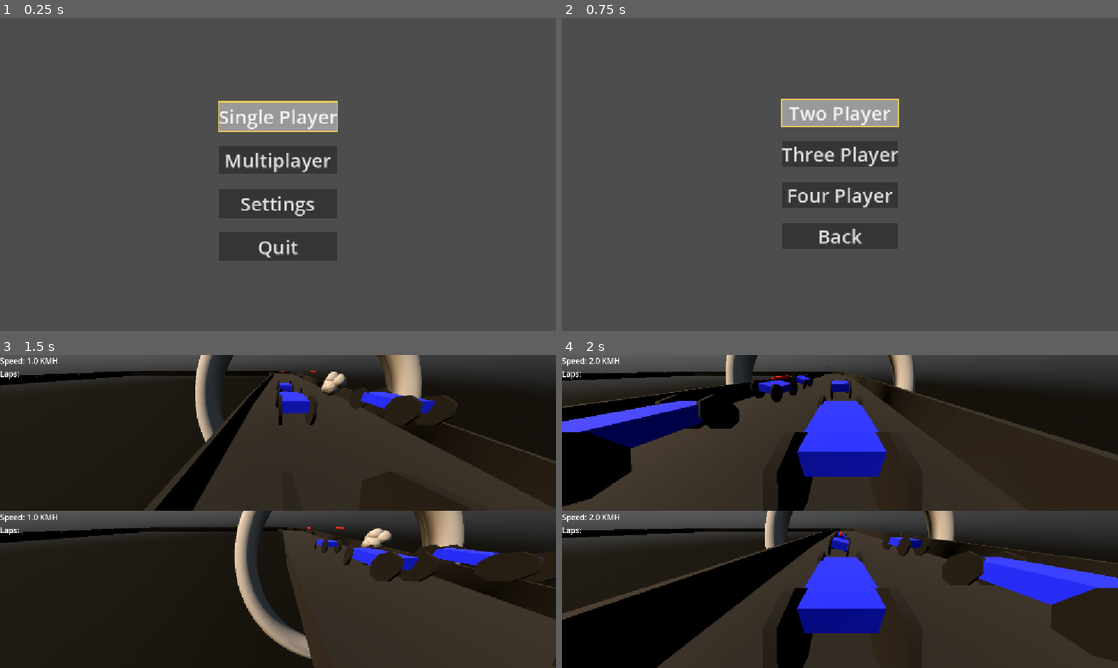
Above: before the commit, frames 1-4 (two rows, left to right).
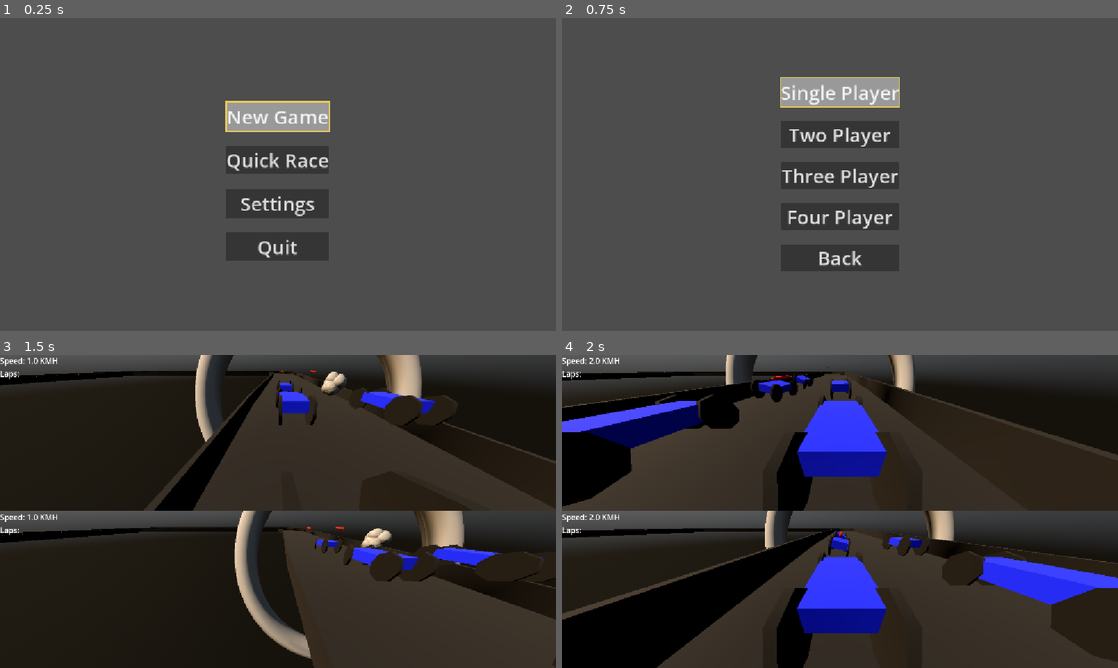
Above: after the commit, the same moments.

Repository: DwoaC/RickNRollRacing
Game: Godot game, scene res://gui/main.tscn
Two runs of this game, one before a commit and one after it. Both use one fixed random seed, a clock stepped at 60 frames per second and the inputs below. Sound files missing from this copy of the repository are replaced by a short silence.
Inputs (mouse positions are in pixels of both pictures, inside the frame that each line leads up to):
- Up to frame 1 (0.25 s): no input
- Up to frame 2 (0.75 s): click (840, 158) at 0.5 s, where only the run before the commit has a clickable "Multiplayer"
- Up to frame 3 (1.5 s): click "Two Player" at 1.25 s
- Up to frame 4 (2 s): no input

The runs differ from the first frame. In frame 1, 1.3% of the frame differs, in the area x 39-61%, y 26-77%; in frame 2, 5.0%, in the area x 39-61%, y 18-79%; in frame 3, nothing differs; in frame 4, nothing differs.

Commit message:
added player resource

Diff:
--- a/gamer_manager.gd
+++ b/gamer_manager.gd
@@ -19,8 +19,9 @@
 	get_tree().root.get_node("Main/LevelContainer").add_child(new_level)
 	sim_node = new_level
 
-func add_player():
-	sim_node.add_player()
+func add_player(new_player):
+	new_player.player_reference = "p" + str(sim_node.player_cars.size() + 1)
+	sim_node.add_player(new_player)
 
 func start_sim():
 	sim_node.n_ai = MAX_CARS - sim_node.player_cars.size()
--- a/gui/main_menu.gd
+++ b/gui/main_menu.gd
@@ -27,7 +27,7 @@
 	first_button.grab_focus()
 	current_menu = %TopMenu
 	%SinglePlayerButton.pressed.connect(_on_single_player_btn_pressed)
-	%MultiplayerButton.pressed.connect(_on_multiplayer_btn_pressed)
+	%QuickRaceButton.pressed.connect(_on_quick_race_button_pressed)
 	%SettingsButton.pressed.connect(_on_settings_btn_pressed)
 	%QuitButton.pressed.connect(_on_quit_btn_pressed)
 
@@ -39,12 +39,14 @@
 func _on_single_player_btn_pressed():
 	# Tell our Main node to start the game
 	GamerManager.load_level("res://worlds/Sim.tscn")
-	GamerManager.add_player()
+
+	var new_player = load("res://resources/player_1.tres")
+	GamerManager.add_player(new_player)
+
 	GamerManager.start_sim()
 	hide()
 
-func _on_multiplayer_btn_pressed():
-	print("multiplayer")
+func _on_quick_race_button_pressed():
 	current_menu = %MultiplayerMenu
 
 func _on_settings_btn_pressed():
@@ -55,16 +57,48 @@
 
 func _on_two_player_btn_pressed():
 	GamerManager.load_level("res://worlds/Sim.tscn")
-	GamerManager.add_player()
-	GamerManager.add_player()
+
+	var new_player = load("res://resources/player_1.tres")
+	GamerManager.add_player(new_player)
+
+	new_player = load("res://resources/player_2.tres")
+	GamerManager.add_player(new_player)
+
 	GamerManager.start_sim()
 	hide()
 
 func _on_three_player_btn_pressed():
-	pass
+	GamerManager.load_level("res://worlds/Sim.tscn")
+
+	var new_player = load("res://resources/player_1.tres")
+	GamerManager.add_player(new_player)
+
+	new_player = load("res://resources/player_2.tres")
+	GamerManager.add_player(new_player)
+
+	new_player = load("res://resources/player_3.tres")
+	GamerManager.add_player(new_player)
+
+	GamerManager.start_sim()
+	hide()
 
 func _on_four_player_btn_pressed():
-	pass
+	GamerManager.load_level("res://worlds/Sim.tscn")
+
+	var new_player = load("res://resources/player_1.tres")
+	GamerManager.add_player(new_player)
+
+	new_player = load("res://resources/player_2.tres")
+	GamerManager.add_player(new_player)
+
+	new_player = load("res://resources/player_3.tres")
+	GamerManager.add_player(new_player)
+
+	new_player = load("res://resources/player_4.tres")
+	GamerManager.add_player(new_player)
+
+	GamerManager.start_sim()
+	hide()
 
 func _on_back_pressed() -> void:
 	current_menu = previous_menu
--- a/gui/main_menu.tscn
+++ b/gui/main_menu.tscn
@@ -41,17 +41,17 @@
 [node name="Logo" type="TextureRect" parent="MarginContainer/TopMenu"]
 layout_mode = 2
 
-[node name="SinglePlayerButton" type="Button" parent="MarginContainer/TopMenu"]
+[node name="New Game" type="Button" parent="MarginContainer/TopMenu"]
 unique_name_in_owner = true
 custom_minimum_size = Vector2(0, 60)
 layout_mode = 2
-text = "Single Player"
+text = "New Game"
 
-[node name="MultiplayerButton" type="Button" parent="MarginContainer/TopMenu"]
+[node name="QuickRaceButton" type="Button" parent="MarginContainer/TopMenu"]
 unique_name_in_owner = true
 custom_minimum_size = Vector2(0, 60)
 layout_mode = 2
-text = "Multiplayer"
+text = "Quick Race"
 
 [node name="SettingsButton" type="Button" parent="MarginContainer/TopMenu"]
 unique_name_in_owner = true
@@ -73,6 +73,12 @@
 theme_override_constants/separation = 30
 alignment = 1
 
+[node name="SinglePlayerButton" type="Button" parent="MarginContainer/MultiplayerMenu"]
+unique_name_in_owner = true
+custom_minimum_size = Vector2(0, 60)
+layout_mode = 2
+text = "Single Player"
+
 [node name="TwoPlayerButton" type="Button" parent="MarginContainer/MultiplayerMenu"]
 unique_name_in_owner = true
 layout_mode = 2
--- a/objects/cars/player.gd
+++ b/objects/cars/player.gd
@@ -3,7 +3,8 @@
 
 var reversing = false
 @export_group("Controls")
-@export var player_reference: String
+
+var player_stats: PlayerStats
 
 var input_turn_left: String
 var input_turn_right: String
@@ -11,13 +12,14 @@
 var input_brake: String
 var input_fire: String
 
+
 func _ready() -> void:
-	assert(player_reference)
-	input_accelerate = "accelerate" + "_" + player_reference
-	input_brake = "brake" + "_" + player_reference
-	input_turn_left = "turn_left" + "_" + player_reference
-	input_turn_right = "turn_right" + "_" + player_reference
-	input_fire = "fire"  + "_" + player_reference
+	assert(player_stats.player_reference)
+	input_accelerate = "accelerate" + "_" + player_stats.player_reference
+	input_brake = "brake" + "_" + player_stats.player_reference
+	input_turn_left = "turn_left" + "_" + player_stats.player_reference
+	input_turn_right = "turn_right" + "_" + player_stats.player_reference
+	input_fire = "fire"  + "_" + player_stats.player_reference
 
 func process_controls(delta):
 	process_engine(delta)
--- /dev/null
+++ b/resources/player_1.tres
@@ -0,0 +1,7 @@
+[gd_resource type="Resource" script_class="PlayerStatus" load_steps=2 format=3 uid="uid://b08sw501yjlf6"]
+
+[ext_resource type="Script" uid="uid://dfykroq5wpybx" path="res://worlds/player_stats.gd" id="1_h6f5k"]
+
+[resource]
+script = ExtResource("1_h6f5k")
+metadata/_custom_type_script = "uid://dfykroq5wpybx"
--- /dev/null
+++ b/resources/player_2.tres
@@ -0,0 +1,7 @@
+[gd_resource type="Resource" script_class="PlayerStatus" load_steps=2 format=3 uid="uid://5tdxnh5734o8"]
+
+[ext_resource type="Script" uid="uid://dfykroq5wpybx" path="res://worlds/player_stats.gd" id="1_4hpbv"]
+
+[resource]
+script = ExtResource("1_4hpbv")
+metadata/_custom_type_script = "uid://dfykroq5wpybx"
--- /dev/null
+++ b/resources/player_3.tres
@@ -0,0 +1,8 @@
+[gd_resource type="Resource" script_class="PlayerStatus" load_steps=2 format=3 uid="uid://ubhpxodj4ok2"]
+
+[ext_resource type="Script" uid="uid://dfykroq5wpybx" path="res://worlds/player_stats.gd" id="1_x6qkw"]
+
+[resource]
+script = ExtResource("1_x6qkw")
+car_color = Color(0.7829504, 0.8832506, 0, 1)
+metadata/_custom_type_script = "uid://dfykroq5wpybx"
--- /dev/null
+++ b/resources/player_4.tres
@@ -0,0 +1,9 @@
+[gd_resource type="Resource" script_class="PlayerStatus" load_steps=2 format=3 uid="uid://m20ubss24117"]
+
+[ext_resource type="Script" uid="uid://dfykroq5wpybx" path="res://worlds/player_stats.gd" id="1_yo7pd"]
+
+[resource]
+script = ExtResource("1_yo7pd")
+name = "Player 2"
+car_color = Color(0, 0, 1, 1)
+metadata/_custom_type_script = "uid://dfykroq5wpybx"
--- a/worlds/game.gd
+++ b/worlds/game.gd
@@ -1,15 +1,7 @@
 class_name Game
 extends Node
 
-var players: Array[Player]
-
-# Called when the node enters the scene tree for the first time.
-func _ready() -> void:
-	pass # Replace with function body.
-
-# Called every frame. 'delta' is the elapsed time since the previous frame.
-func _process(delta: float) -> void:
-	pass
-
-func add_player(new_player: Player):
-	players.append(new_player)
+#var players: Array[Player]
+#
+#func add_player(new_player: Player):
+	#players.append(new_player)
--- a/worlds/game.tscn
+++ b/worlds/game.tscn
@@ -1,6 +1,13 @@
-[gd_scene load_steps=2 format=3 uid="uid://b86ufdgp5kpja"]
+[gd_scene load_steps=3 format=3 uid="uid://b86ufdgp5kpja"]
 
 [ext_resource type="Script" uid="uid://cencyudjkcotn" path="res://worlds/game.gd" id="1_rj8v2"]
+[ext_resource type="PackedScene" uid="uid://5u2ijg5e0xtr" path="res://gui/main_menu.tscn" id="2_utoyi"]
 
 [node name="Game" type="Node"]
 script = ExtResource("1_rj8v2")
+
+[node name="CanvasLayer" type="CanvasLayer" parent="."]
+
+[node name="UILayer" type="CanvasLayer" parent="."]
+
+[node name="MainMenu" parent="UILayer" instance=ExtResource("2_utoyi")]
--- /dev/null
+++ b/worlds/player_stats.gd
@@ -0,0 +1,8 @@
+extends Resource
+class_name PlayerStats
+
+@export var name: String = "Unknown Driver"
+@export var points: int = 0
+@export var money: int = 0
+@export var car_color: Color = Color.RED
+@export var player_reference: String = "p1"
--- a/worlds/sim.gd
+++ b/worlds/sim.gd
@@ -22,12 +22,12 @@
 func start():
 	world.start()
 
-func add_player():
+func add_player(new_player_stats: PlayerStats):
 	if player_cars.size() >= MAX_PLAYERS:
 		return
 	var new_player_car: PlayerCar = player_car_scene.instantiate()
+	new_player_car.player_stats = new_player_stats
 	player_cars.append(new_player_car)
-	new_player_car.player_reference = "p" + str(player_cars.size())
 	add_child(new_player_car)
 
 	world.cars.append(new_player_car)
Not shown, added: worlds/player_stats.gd.uid
